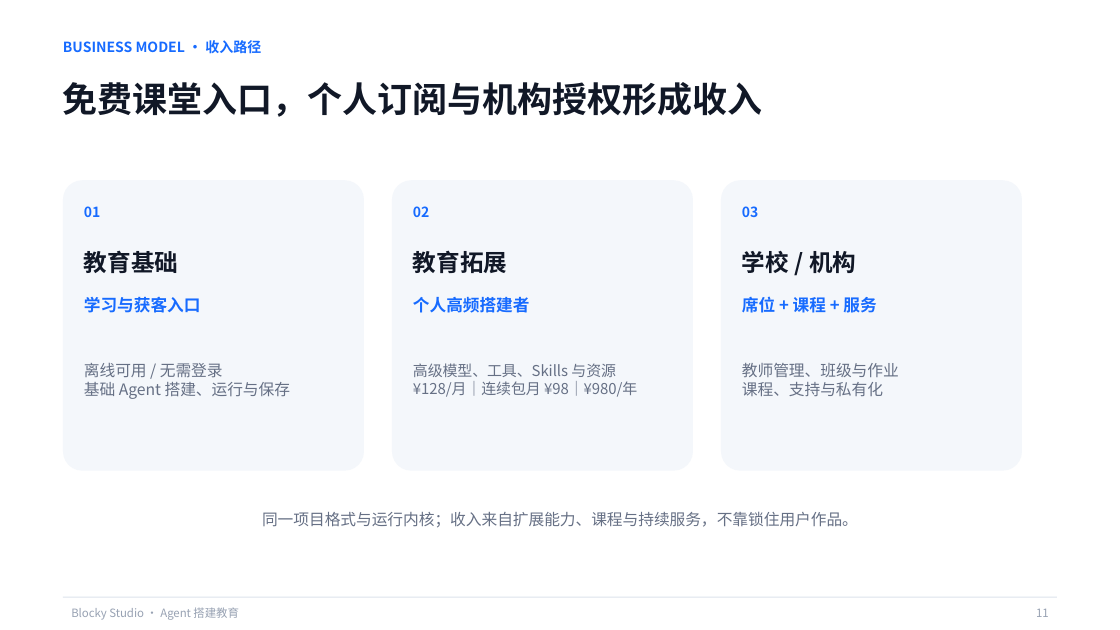
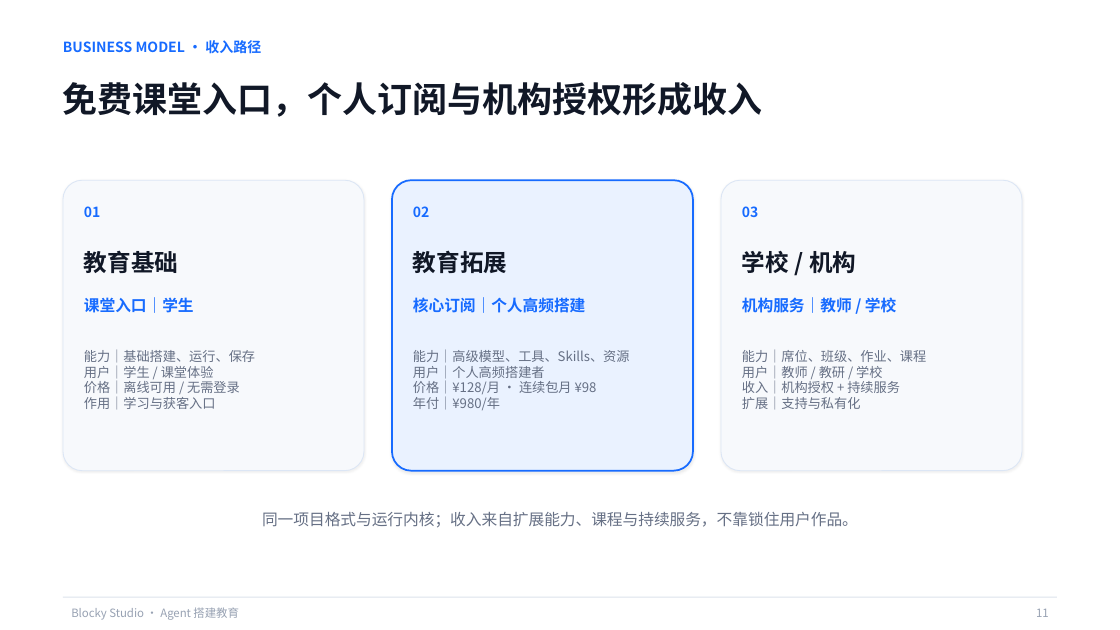
Before and after one commit to q2955161835-debug/Blocky-AI, a slide deck: slide 11 of PPT与商业计划书/Blocky-Studio-息壤杯-AI+教育.pptx. Drawn at 1120x630 pixels with LibreOffice and Linux fonts; fonts in the diff are those of the drawing. Boxes give left, top, right and bottom in pixels: in the first picture for what was removed or moved away, otherwise in the second. Text is boxed around its words. In the diff, an @@ line names an element or a change of style, - is before the commit and + after.

```diff
--- a/PPT与商业计划书/Blocky-Studio-息壤杯-AI+教育.pptx
+++ b/PPT与商业计划书/Blocky-Studio-息壤杯-AI+教育.pptx
@@ rounded rectangle at bbox=[63, 181, 364, 471]: fill #F4F7FB to #F7F9FC; outline none to #DCE6F5 0.75 pt; shadow on @@
@@ rounded rectangle at bbox=[392, 181, 693, 471]: fill #F4F7FB to #EAF2FF; outline none to #176BFF 1.5 pt; shadow on @@
@@ rounded rectangle at bbox=[721, 181, 1022, 471]: fill #F4F7FB to #F7F9FC; outline none to #DCE6F5 0.75 pt; shadow on @@
@@ text at bbox=[84, 297, 194, 313]: text changed; size 14.2 to 13.5 pt @@
-学习与获客入口
+课堂入口｜学生
@@ text at bbox=[413, 297, 586, 313]: text changed; size 14.2 to 13.5 pt @@
-个人高频搭建者
+核心订阅｜个人高频搭建
@@ text at bbox=[742, 297, 896, 313]: text changed; size 14.2 to 13.5 pt @@
-席位 + 课程 + 服务
+机构服务｜教师 / 学校
@@ text at bbox=[84, 350, 255, 409]: text changed; size 13.5 to 11.2 pt @@
-离线可用 / 无需登录
-基础 Agent 搭建、运行与保存
+能力｜基础搭建、运行、保存
+用户｜学生 / 课堂体验
+价格｜离线可用 / 无需登录
+作用｜学习与获客入口
@@ text at bbox=[413, 349, 630, 410]: text changed; size 12.8 to 11.2 pt @@
-高级模型、工具、Skills 与资源
-¥128/月｜连续包月 ¥98｜¥980/年
+能力｜高级模型、工具、Skills、资源
+用户｜个人高频搭建者
+价格｜¥128/月 · 连续包月 ¥98
+年付｜¥980/年
@@ text at bbox=[742, 350, 926, 409]: text changed; size 13.5 to 11.2 pt @@
-教师管理、班级与作业
-课程、支持与私有化
+能力｜席位、班级、作业、课程
+用户｜教师 / 教研 / 学校
+收入｜机构授权 + 持续服务
+扩展｜支持与私有化
```
Also in this commit, not shown: 9 other slides changed, 1 other file.
